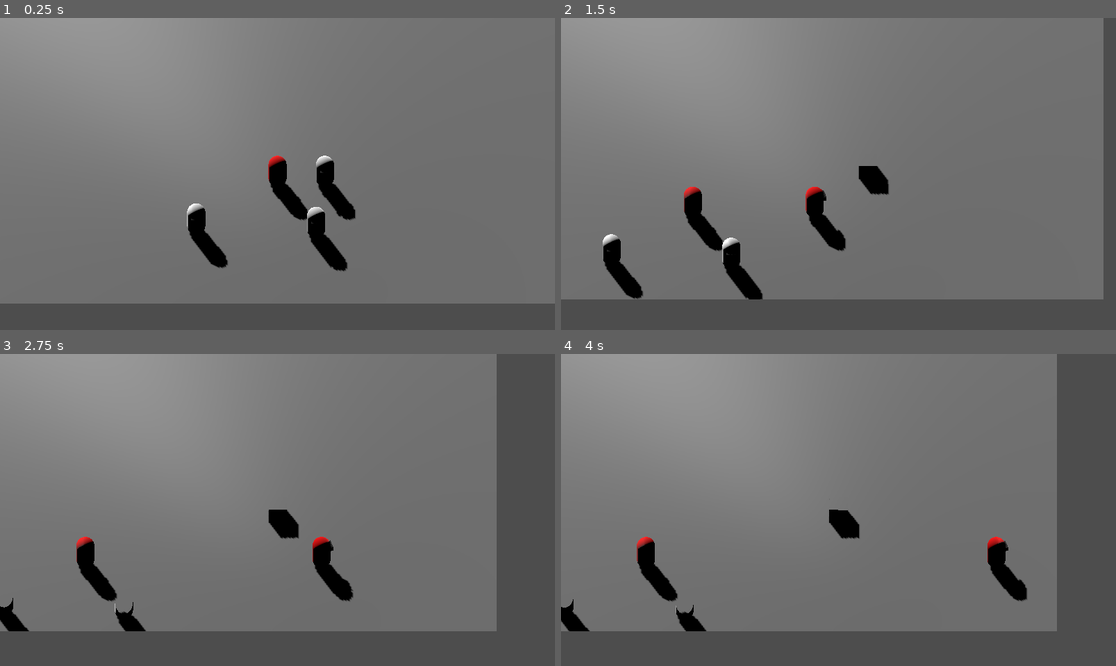
Above: before the commit, frames 1-4 (two rows, left to right).
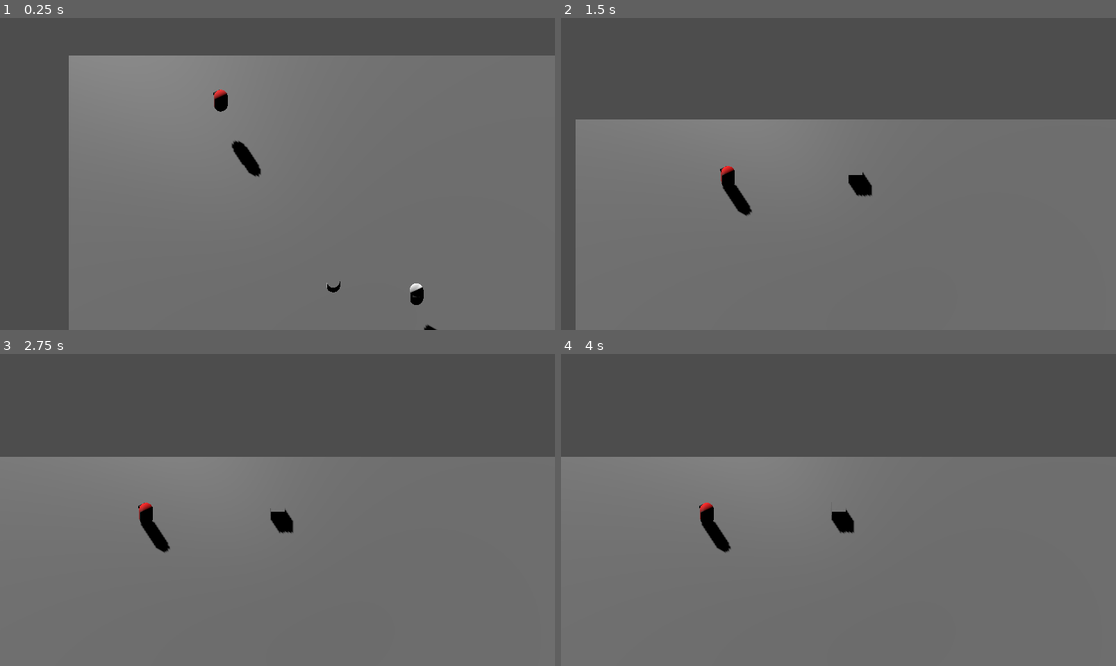
Above: after the commit, the same moments.

Repository: Eryans/godotwildjam_parasite
Game: Godot game, scene res://scenes/main.tscn
The game is run twice, just before and just after one commit, with the same random seed, the same clock (stepped at 60 frames per second) and the same inputs.
Inputs (mouse positions are in pixels of both pictures, inside the frame that each line leads up to):
- Up to frame 1 (0.25 s): no input
- Up to frame 2 (1.5 s): tap Enter (ui_accept) at 0.5, 0.77 s; move the mouse to (960, 158) at 0.52 s; hold Right (ui_right) 0.53-1.28 s; move the mouse to (727, 189) at 1.27 s; hold Down (ui_down) from 1.28 s (still down)
- Up to frame 3 (2.75 s): tap Enter (ui_accept) at 1.52 s; move the mouse to (333, 441) at 2.02 s; release Down (ui_down) at 2.03 s; hold Right (ui_right) from 2.03 s (still down)
- Up to frame 4 (4 s): move the mouse to (810, 572) at 2.77 s; release Right (ui_right) at 2.78 s; hold Up (ui_up) 2.78-3.53 s; tap Enter (ui_accept) at 3.02, 3.77 s; move the mouse to (1005, 556) at 3.52 s; hold Left (ui_left) from 3.53 s (still down)

The runs differ from the first frame. In frame 1, 33% of the frame differs, in the area x 0-100%, y 0-100%; in frame 2, 48%; in frame 3, 49%; in frame 4, 49%.

Commit message:
feat: :construction: added a very basic level manager

Diff:
--- a/project.godot
+++ b/project.godot
@@ -15,6 +15,10 @@
 config/features=PackedStringArray("4.2", "Forward Plus")
 config/icon="res://icon.svg"
 
+[autoload]
+
+EventManager="*res://scripts/event_manager.gd"
+
 [rendering]
 
 lights_and_shadows/directional_shadow/soft_shadow_filter_quality=3
--- /dev/null
+++ b/scenes/levels/level_0.tscn
@@ -0,0 +1,48 @@
+[gd_scene load_steps=5 format=3 uid="uid://dt562jvh3yh8l"]
+
+[ext_resource type="PackedScene" uid="uid://dxguoygigc1n6" path="res://scenes/person.tscn" id="1_qs8me"]
+[ext_resource type="Script" path="res://scripts/class/level_exit.gd" id="1_uxcfo"]
+
+[sub_resource type="BoxShape3D" id="BoxShape3D_u8vib"]
+size = Vector3(5.91, 4.14621, 1)
+
+[sub_resource type="CylinderMesh" id="CylinderMesh_ux8rm"]
+top_radius = 3.0
+bottom_radius = 3.0
+height = 1.0
+
+[node name="Level_0" type="Node3D"]
+
+[node name="Floor" type="CSGBox3D" parent="."]
+transform = Transform3D(1, 0, 0, 0, 1, 0, 0, 0, 1, 0, -0.354492, 0)
+use_collision = true
+collision_layer = 3
+collision_mask = 3
+size = Vector3(45, 0.25, 45)
+
+[node name="Person" parent="Floor" instance=ExtResource("1_qs8me")]
+transform = Transform3D(1, 0, 0, 0, 1, 0, 0, 0, 1, -3.40622, 2.62204, 0)
+
+[node name="Person2" parent="Floor" instance=ExtResource("1_qs8me")]
+transform = Transform3D(1, 0, 0, 0, 1, 0, 0, 0, 1, 2.59564, 1.01686, 0)
+
+[node name="Person3" parent="Floor" instance=ExtResource("1_qs8me")]
+transform = Transform3D(1, 0, 0, 0, 1, 0, 0, 0, 1, 2.11217, 0.89254, 3.95053)
+
+[node name="Person4" parent="Floor" instance=ExtResource("1_qs8me")]
+transform = Transform3D(1, 0, 0, 0, 1, 0, 0, 0, 1, -4.44771, 0.878722, 3.68866)
+
+[node name="StartingZone" type="Marker3D" parent="."]
+transform = Transform3D(1, 0, 0, 0, 1, 0, 0, 0, 1, -11.5229, 2.64563, -16.7667)
+
+[node name="LevelExit" type="Area3D" parent="."]
+transform = Transform3D(1, 0, 0, 0, 1, 0, 0, 0, 1, 8.54658, 0.709847, 15.8967)
+script = ExtResource("1_uxcfo")
+
+[node name="CollisionShape3D" type="CollisionShape3D" parent="LevelExit"]
+transform = Transform3D(1, 0, 0, 0, 1, 0, 0, 0, 1, 0, 0.644395, 0)
+shape = SubResource("BoxShape3D_u8vib")
+
+[node name="MeshInstance3D" type="MeshInstance3D" parent="LevelExit"]
+transform = Transform3D(1, 0, 0, 0, -4.37114e-08, 1, 0, -1, -4.37114e-08, 0, 0, 0)
+mesh = SubResource("CylinderMesh_ux8rm")
--- a/scenes/main.tscn
+++ b/scenes/main.tscn
@@ -1,62 +1,35 @@
-[gd_scene load_steps=7 format=3 uid="uid://cbnfy5mgpbw7u"]
+[gd_scene load_steps=6 format=3 uid="uid://cbnfy5mgpbw7u"]
 
 [ext_resource type="Script" path="res://scripts/main.gd" id="1_g6wxm"]
-[ext_resource type="PackedScene" uid="uid://dxguoygigc1n6" path="res://scenes/person.tscn" id="2_h5p5s"]
+[ext_resource type="Script" path="res://scripts/level_manager.gd" id="1_me3d0"]
 [ext_resource type="Script" path="res://scripts/camera_control.gd" id="2_ogl05"]
+[ext_resource type="PackedScene" uid="uid://dt562jvh3yh8l" path="res://scenes/levels/level_0.tscn" id="4_s7s77"]
 
 [sub_resource type="SeparationRayShape3D" id="SeparationRayShape3D_n8iri"]
+slide_on_slope = true
 
-[sub_resource type="StandardMaterial3D" id="StandardMaterial3D_uw0pq"]
+[node name="Main" type="Node3D"]
+script = ExtResource("1_g6wxm")
 
-[sub_resource type="StandardMaterial3D" id="StandardMaterial3D_i15k4"]
+[node name="LevelManager" type="Node" parent="."]
+script = ExtResource("1_me3d0")
 
-[node name="Main" type="Node3D" node_paths=PackedStringArray("current_host")]
-script = ExtResource("1_g6wxm")
-current_host = NodePath("Person")
-
-[node name="Floor" type="CSGBox3D" parent="."]
-transform = Transform3D(1, 0, 0, 0, 1, 0, 0, 0, 1, 0, -0.354492, 0)
-use_collision = true
-collision_layer = 3
-collision_mask = 3
-size = Vector3(45, 0.25, 45)
+[node name="Level_0" parent="LevelManager" instance=ExtResource("4_s7s77")]
 
 [node name="CameraControl" type="SpringArm3D" parent="."]
-transform = Transform3D(1, 0, 0, 0, 0.707107, 0.707107, 0, -0.707107, 0.707107, 0, 0, 0)
+transform = Transform3D(1, 0, 0, 0, 0.573576, 0.819152, 0, -0.819152, 0.573576, 0, 0, 0)
 shape = SubResource("SeparationRayShape3D_n8iri")
-spring_length = 6.0
+spring_length = 8.0
 script = ExtResource("2_ogl05")
 camera_speed = 4.0
 
 [node name="Camera3D" type="Camera3D" parent="CameraControl"]
 transform = Transform3D(1, 0, 0, 0, 1, 0, 0, 0, 1, 0, 0.592488, 14.4075)
 projection = 1
-size = 17.071
+size = 22.5
+near = 0.001
 far = 31.72
 
 [node name="DirectionalLight3D" type="DirectionalLight3D" parent="."]
 transform = Transform3D(0.785522, 0.458377, -0.415747, 0.618834, -0.581845, 0.527733, 0, -0.671824, -0.740711, 0, 11.4122, 0)
 shadow_enabled = true
-
-[node name="Person" parent="." instance=ExtResource("2_h5p5s")]
-
-[node name="body" parent="Person" index="1"]
-surface_material_override/0 = SubResource("StandardMaterial3D_uw0pq")
-
-[node name="Person2" parent="." instance=ExtResource("2_h5p5s")]
-transform = Transform3D(1, 0, 0, 0, 1, 0, 0, 0, 1, 2.59564, 1.01686, 0)
-
-[node name="body" parent="Person2" index="1"]
-surface_material_override/0 = SubResource("StandardMaterial3D_i15k4")
-
-[node name="Person3" parent="." instance=ExtResource("2_h5p5s")]
-transform = Transform3D(1, 0, 0, 0, 1, 0, 0, 0, 1, 2.11217, 0.89254, 3.95053)
-
-[node name="Person4" parent="." instance=ExtResource("2_h5p5s")]
-transform = Transform3D(1, 0, 0, 0, 1, 0, 0, 0, 1, -4.44771, 0.878722, 3.68866)
-
-[node name="StartingZone" type="Marker3D" parent="."]
-transform = Transform3D(1, 0, 0, 0, 1, 0, 0, 0, 1, 18.1551, 2.64563, 18.9623)
-
-[editable path="Person"]
-[editable path="Person2"]
--- a/scripts/camera_control.gd
+++ b/scripts/camera_control.gd
@@ -14,7 +14,6 @@
 
 # Called every frame. 'delta' is the elapsed time since the previous frame.
 func _process(delta):
-	print(target)
 	if target:
 		global_transform.origin = global_transform.origin.lerp(target.global_transform.origin, camera_speed * delta)
 	pass
--- /dev/null
+++ b/scripts/class/level_exit.gd
@@ -0,0 +1,14 @@
+extends Area3D
+class_name LevelExit
+
+# Called when the node enters the scene tree for the first time.
+func _ready():
+	connect("body_entered",_on_body_entered)
+	monitoring = true
+	pass # Replace with function body.
+
+
+func _on_body_entered(body: Node3D) -> void:
+	if body is Person:
+		if body.is_infected:
+			EventManager.parasite_entered_exit.emit()
--- /dev/null
+++ b/scripts/event_manager.gd
@@ -0,0 +1,3 @@
+extends Node
+
+signal parasite_entered_exit
--- /dev/null
+++ b/scripts/level_manager.gd
@@ -0,0 +1,45 @@
+extends Node
+class_name LevelManager
+
+@onready var current_level: int = 0
+@onready var starting_point: Marker3D
+
+var player_to_spawn: PackedScene = preload("res://scenes/person.tscn")
+var player_instance:Person = null
+
+func _ready():
+	EventManager.connect("parasite_entered_exit", _on_parasite_entered_exit)
+
+
+func load_level(level_num: int) -> void:
+	var level_path: String = "res://scenes/levels/level_{num}.tscn".format({"num": level_num})
+	for child in get_children():
+		# Empty level first
+		child.queue_free()
+
+	var level_to_load: PackedScene = load(level_path)
+	var instance = level_to_load.instantiate()
+	add_child(instance)
+	starting_point = instance.get_node("StartingZone")
+	player_instance = player_to_spawn.instantiate()
+	player_instance.is_infected = true
+	add_child(player_instance)
+	player_instance.global_transform.origin = starting_point.global_transform.origin
+
+
+func _on_parasite_entered_exit() -> void:
+	if get_next_level():
+		current_level += 1
+		load_level(current_level)
+	else:
+		print("no more level")
+	pass
+
+
+func get_next_level() -> bool:
+	var level_path = "res://scenes/levels/level_{num}.tscn".format({"num": current_level + 1})
+	return FileAccess.file_exists(level_path)
+
+
+func get_patient_zero() -> Person:
+	return player_instance
--- a/scripts/main.gd
+++ b/scripts/main.gd
@@ -3,6 +3,7 @@
 @export var current_host: Person = null
 
 @onready var camera_control: CameraControl = $CameraControl
+@onready var level_manager: LevelManager = $LevelManager
 
 var parasite_scn: PackedScene = preload("res://scenes/parasite.tscn")
 
@@ -11,6 +12,8 @@
 
 # Called when the node enters the scene tree for the first time.
 func _ready():
+	level_manager.load_level(0)
+	current_host = level_manager.get_patient_zero()
 	if current_host:
 		current_host.set_infected()
 		camera_control.target = current_host
